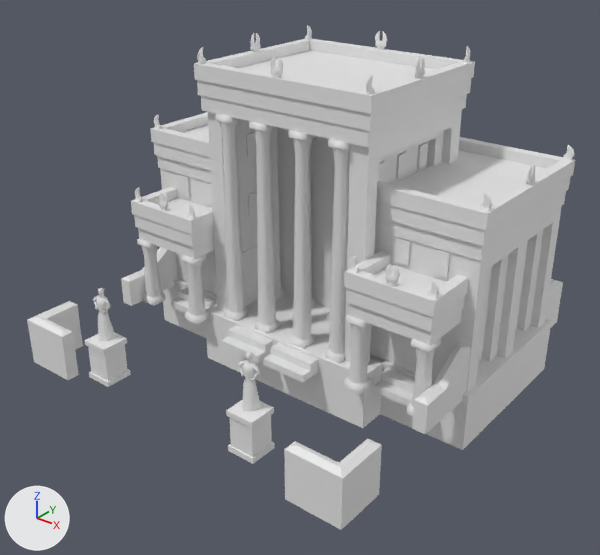
The COLLADA model art/meshes/structural/bactrian/cc.dae: old version first, new version second.
Both versions are drawn from a camera (50 mm lens) standing at (29.1, -38.7, 26.4) and looking at (0.4, -2.9, 4.2). The axes (+X, +Y, +Z) are drawn at lower left. The lights are the same throughout. The picture after the commit comes second.

Names of what the first picture shows: 'cc'.
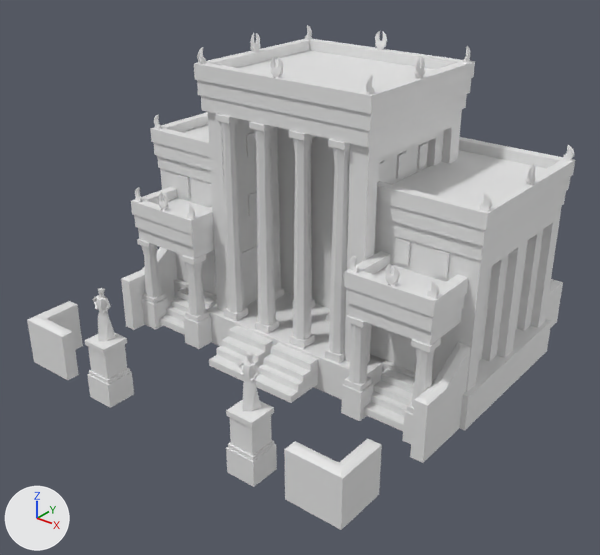
The change in detail:
me_cubo_076 is used by ob_cc; location (0.0, 0.0, 0.0).
me_cubo_076 had 3331 vertices, 5410 faces and spanned x -12.5..12.3, y -14.2..11.4, z -3.2..17.7.
me_cubo_076 now has 3499 vertices, 5614 faces and spans x -12.5..12.3, y -14.3..11.4, z -1.9..17.7.
me_cubo_076 part 1: the loose piece of 8 vertices spanning x -6.3..-4.6, y -14.2..-12.5, z 0.0..0.3 is copied, and the copy is scaled about its middle by (1.08, 1.08, 4.92), then moved by (0.0, 0.0, -0.7); it spans x -6.3..-4.5, y -14.3..-12.5, z -1.4..0.2.
me_cubo_076 part 2: the loose piece of 8 vertices spanning x 4.8..6.5, y -14.2..-12.5, z 0.0..0.3 is copied, and the copy is scaled about its middle by (1.08, 1.08, 4.92), then moved by (0.0, 0.0, -0.7); it spans x 4.7..6.5, y -14.3..-12.5, z -1.4..0.2.
me_cubo_076 part 3: the loose piece of 8 vertices spanning x -7.0..-5.8, y -5.8..-4.7, z 0.0..0.5 is copied, and the copy is scaled about its middle by (1.17, 1.17, 3.86), then moved by (0.0, 0.0, -1.1); it spans x -7.1..-5.7, y -5.8..-4.6, z -1.8..0.1.
me_cubo_076 part 4: the loose piece of 8 vertices spanning x -11.1..-10.0, y -5.8..-4.7, z 0.0..0.5 is copied, and the copy is scaled about its middle by (1.17, 1.17, 3.86), then moved by (0.0, 0.0, -1.1); it spans x -11.2..-9.9, y -5.8..-4.6, z -1.8..0.1.
me_cubo_076 part 5: the loose piece of 8 vertices spanning x 10.1..11.2, y -5.8..-4.7, z 0.0..0.5 is copied, and the copy is scaled about its middle by (1.17, 1.17, 3.86), then moved by (0.0, 0.0, -1.1); it spans x 10.0..11.3, y -5.8..-4.6, z -1.8..0.1.
me_cubo_076 part 6: the loose piece of 8 vertices spanning x 5.9..7.1, y -5.8..-4.7, z 0.0..0.5 is copied, and the copy is scaled about its middle by (1.17, 1.17, 3.86), then moved by (0.0, 0.0, -1.1); it spans x 5.8..7.2, y -5.8..-4.6, z -1.8..0.1.
me_cubo_076 part 7: a new loose piece of 22 vertices spanning x -3.4..-0.3, y -7.2..-4.1, z -1.5..-0.6, in mat_textura_bactriana (its picture is missing).
me_cubo_076 part 8: a new loose piece of 22 vertices spanning x 0.1..3.2, y -7.2..-4.1, z -1.5..-0.6, in mat_textura_bactriana (its picture is missing).
me_cubo_076 part 9: a new loose piece of 19 vertices spanning x -9.9..-6.8, y -5.5..-2.4, z -1.5..-0.6, in mat_textura_bactriana (its picture is missing).
me_cubo_076 part 10: a new loose piece of 19 vertices spanning x 7.0..10.1, y -5.5..-2.4, z -1.5..-0.6, in mat_textura_bactriana (its picture is missing).
me_cubo_076 part 11: 62 vertices moved from x -12.5..12.2, y -14.2..8.3, z -3.2..2.1 to x -12.5..12.2, y -14.2..8.3, z -1.9..2.2.
Other edits to the shape of me_cubo_076 do not show in these pictures.

What differs and where, as boxes (x1, y1, x2, y2) in the pictures (600 x 555 px; the box of a moved part takes in the faces that stretch with it):
part 1 of me_cubo_076, added
    after: (87, 371, 134, 408)
part 2 of me_cubo_076, added
    after: (226, 444, 277, 487)
part 3 of me_cubo_076, added
    after: (183, 316, 212, 349)
part 4 of me_cubo_076, added
    after: (142, 297, 168, 329)
part 5 of me_cubo_076, added
    after: (402, 410, 413, 444)
part 6 of me_cubo_076, added
    after: (341, 383, 374, 421)
part 7 of me_cubo_076, added
    after: (209, 346, 270, 381)
part 8 of me_cubo_076, added
    after: (255, 364, 318, 403)
part 9 of me_cubo_076, added
    after: (159, 306, 185, 335)
part 10 of me_cubo_076, added
    after: (364, 391, 408, 431)
part 11 of me_cubo_076, moved or reshaped
    before: (88, 250, 551, 464)
    after: (88, 250, 551, 463)
